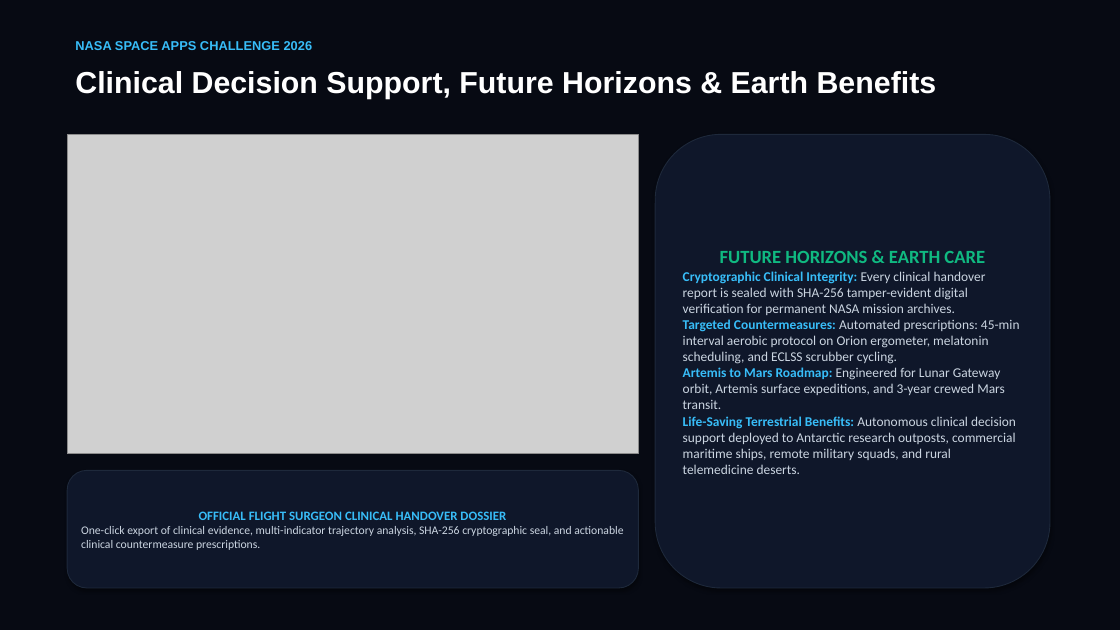
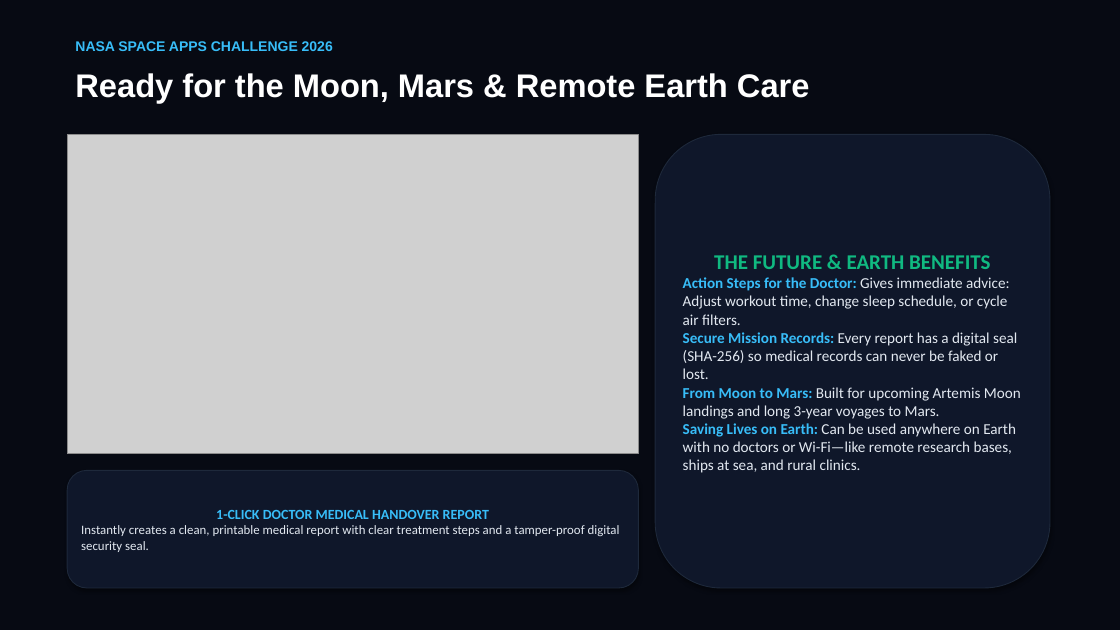
Before and after one commit to Muntazir-Haider/nase-space-app-hackaton, a slide deck: slide 7 of Mission_Sentinel_NASA_Pitch_Deck.pptx. Drawn at 1120x630 pixels with LibreOffice and Linux fonts; fonts in the diff are those of the drawing; grey boxes stand for pictures. Boxes give left, top, right and bottom in pixels: in the first picture for what was removed or moved away, otherwise in the second. Text is boxed around its words. In the diff, an @@ line names an element or a change of style, - is before the commit and + after.

Commit message:
refactor(presentation): simplify slide wording and enlarge fonts for rapid judging readability

```diff
--- a/Mission_Sentinel_NASA_Pitch_Deck.pptx
+++ b/Mission_Sentinel_NASA_Pitch_Deck.pptx
@@ text "NASA SPACE APPS CHALLENGE 2026" at (x1=75, y1=41, x2=333, y2=51): size 11 to 12 pt @@
@@ text at (x1=75, y1=73, x2=810, y2=103): text changed; size 26 to 28 pt @@
-Clinical Decision Support, Future Horizons & Earth Benefits
+Ready for the Moon, Mars & Remote Earth Care
@@ text in rounded rectangle at (x1=683, y1=255, x2=1021, y2=473): text changed; size 11.5 to 13 pt; text colour #CBD5E1 to #E2E8F0 @@
-FUTURE HORIZONS & EARTH CARE
-Cryptographic Clinical Integrity: Every clinical handover report is sealed with SHA-256 tamper-evident digital verification for permanent NASA mission archives.
-Targeted Countermeasures: Automated prescriptions: 45-min interval aerobic protocol on Orion ergometer, melatonin scheduling, and ECLSS scrubber cycling.
-Artemis to Mars Roadmap: Engineered for Lunar Gateway orbit, Artemis surface expeditions, and 3-year crewed Mars transit.
-Life-Saving Terrestrial Benefits: Autonomous clinical decision support deployed to Antarctic research outposts, commercial maritime ships, remote military squads, and rural telemedicine deserts.
+THE FUTURE & EARTH BENEFITS
+Action Steps for the Doctor: Gives immediate advice: Adjust workout time, change sleep schedule, or cycle air filters.
+Secure Mission Records: Every report has a digital seal (SHA-256) so medical records can never be faked or lost.
+From Moon to Mars: Built for upcoming Artemis Moon landings and long 3-year voyages to Mars.
+Saving Lives on Earth: Can be used anywhere on Earth with no doctors or Wi-Fi—like remote research bases, ships at sea, and rural clinics.
@@ text in rounded rectangle at (x1=81, y1=510, x2=620, y2=552): text changed; size 10 to 11 pt; text colour #CBD5E1 to #E2E8F0 @@
-OFFICIAL FLIGHT SURGEON CLINICAL HANDOVER DOSSIER
-One-click export of clinical evidence, multi-indicator trajectory analysis, SHA-256 cryptographic seal, and actionable clinical countermeasure prescriptions.
+1-CLICK DOCTOR MEDICAL HANDOVER REPORT
+Instantly creates a clean, printable medical report with clear treatment steps and a tamper-proof digital security seal.
```
Also in this commit, not shown: 6 other slides changed, 1 other file.
